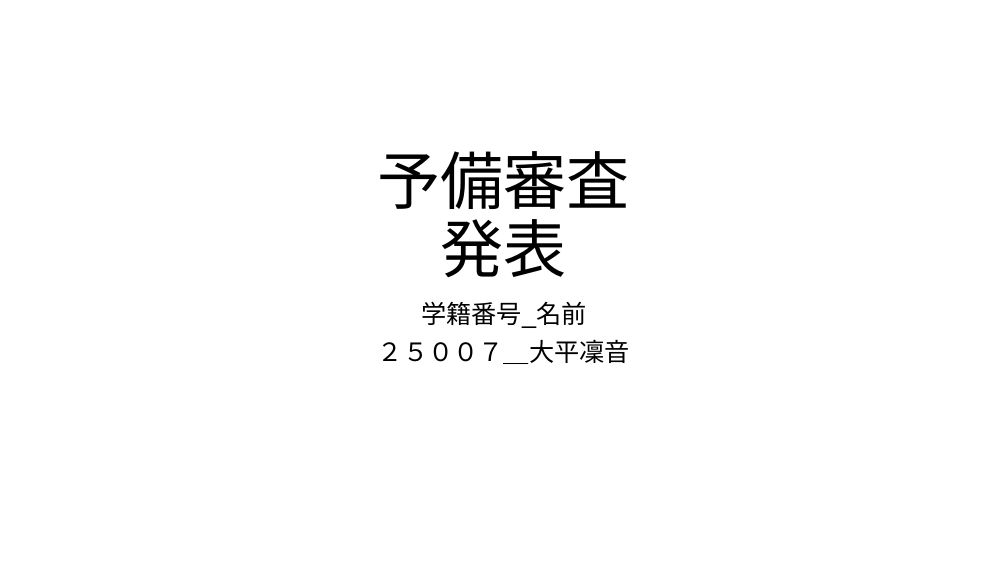
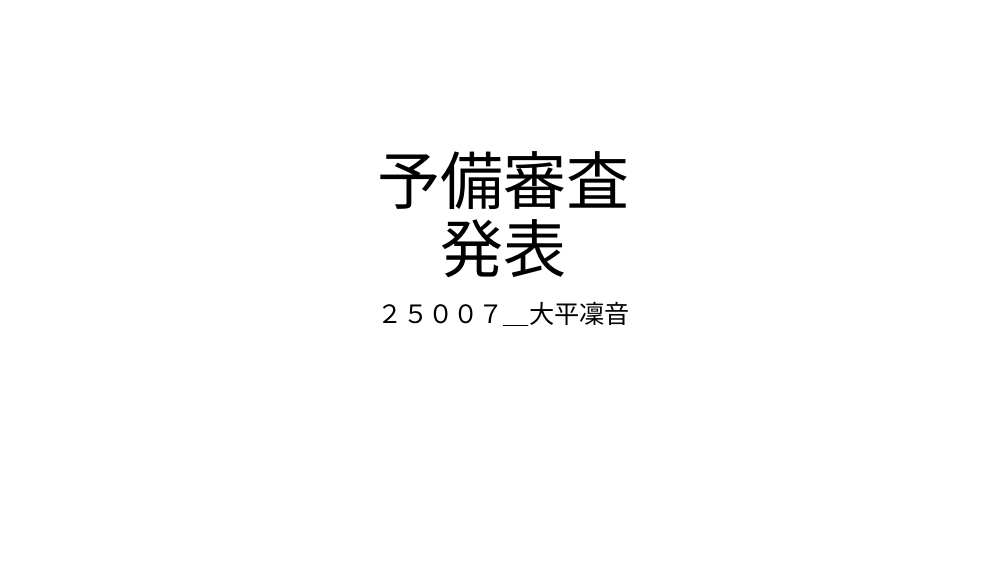
Before and after one commit to Ckg25007/zemi, a slide deck: slide 1 of 25007＿大平凜音.pptx. Drawn at 1008x567 pixels with LibreOffice and Linux fonts; fonts in the diff are those of the drawing. Boxes give left, top, right and bottom in pixels: in the first picture for what was removed or moved away, otherwise in the second. Text is boxed around its words. In the diff, an @@ line names an element or a change of style, - is before the commit and + after.

```diff
--- a/25007＿大平凜音.pptx
+++ b/25007＿大平凜音.pptx
@@ subtitle at (421,301,586,328): paragraph removed @@
-学籍番号_名前
```
Also in this commit, not shown: 3 other slides changed, 1 slide added, 16 other files.
